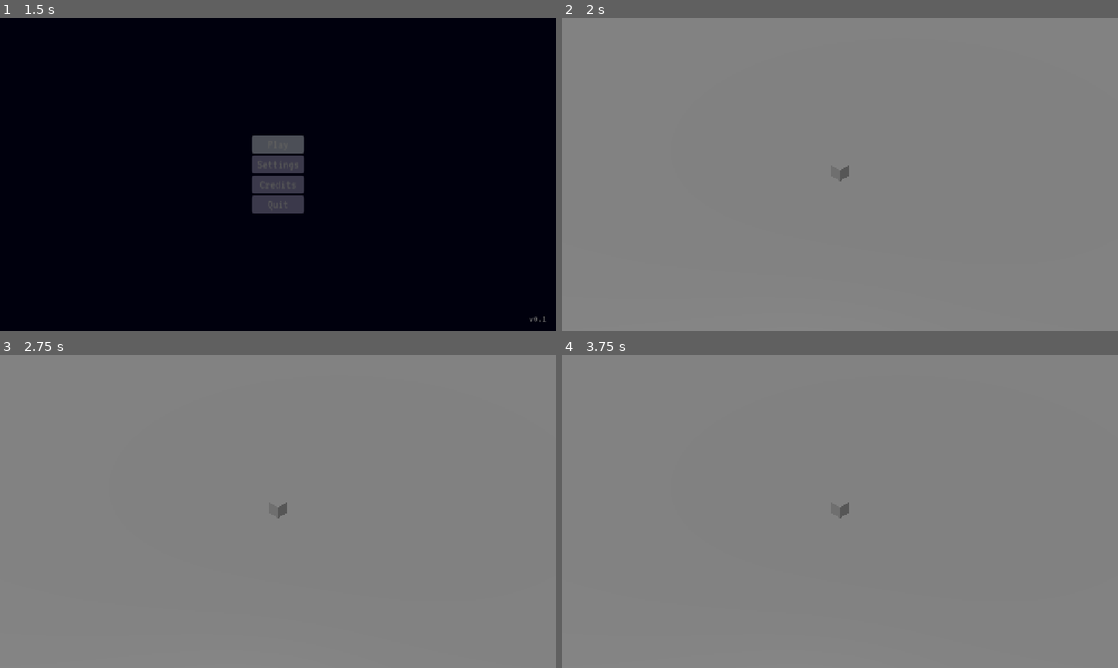
Above: before the commit, frames 1-4 (two rows, left to right).
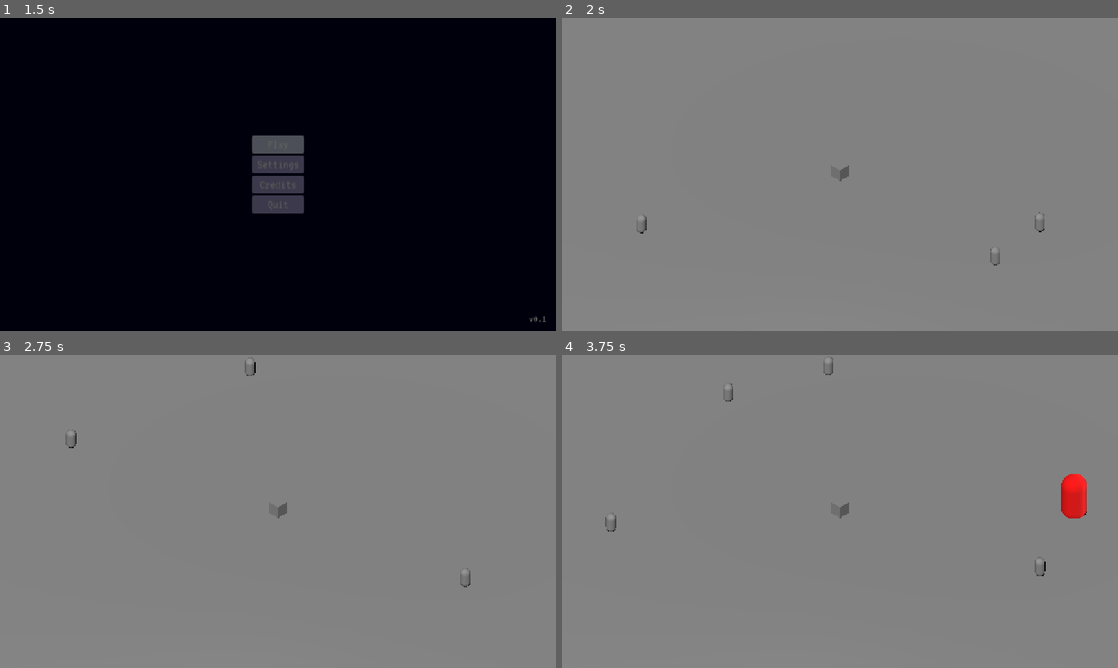
Above: after the commit, the same moments.

Repository: JeremyMarkWilcox/Tower-Defense
Game: Godot game, scene res://core/ui/boot.tscn
The game is run twice, just before and just after one commit, with the same random seed, the same clock (stepped at 60 frames per second) and the same inputs. Sound files missing from this copy of the repository are replaced by a short silence.
Inputs (mouse positions are in pixels of both pictures, inside the frame that each line leads up to):
- Up to frame 1 (1.5 s): click "Credits" at 0.5 s; click "Play" at 1.25 s
- Up to frame 2 (2 s): no input
- Up to frame 3 (2.75 s): tap Enter at 2 s; move the mouse to (400, 495) at 2.02 s; hold Right (ui_right) from 2.03 s (still down); hold N (call_next_wave, bound only after the commit) from 2.03 s (still down); click (400, 495) at 2.17 s; tap K at 2.3 s
- Up to frame 4 (3.75 s): move the mouse to (728, 527) at 2.77 s; release Right (ui_right) at 2.78 s; release N (call_next_wave, bound only after the commit) at 2.78 s; hold Down (ui_down) 2.78-3.53 s; tap K at 2.85 s; tap N (call_next_wave, bound only after the commit) at 3.05 s; move the mouse to (895, 442) at 3.52 s; hold Right (ui_right) from 3.53 s (still down); hold N (call_next_wave, bound only after the commit) from 3.53 s (still down)

Frame 1 is identical in both runs. In frame 2, less than 0.1% of the frame differs, in the area x 13-87%, y 62-80%; in frame 3, 0.1%; in frame 4, 0.7%, in the area x 7-95%, y 0-71%.

Commit message:
Added enemies

Diff:
--- /dev/null
+++ b/game/Ui/run_end_screen.gd
@@ -0,0 +1,16 @@
+class_name RunEndScreen
+extends "res://core/ui/end_screen.gd"
+## One end screen for both outcomes. Call set_result() before opening it.
+
+@export var win_heading := "You Win!"
+@export var win_stinger: AudioStream
+@export var win_music: AudioStream
+@export var lose_heading := "Game Over"
+@export var lose_stinger: AudioStream
+@export var lose_music: AudioStream
+
+
+func set_result(won: bool) -> void:
+	heading_label.text = win_heading if won else lose_heading
+	stinger = win_stinger if won else lose_stinger
+	music = win_music if won else lose_music
--- /dev/null
+++ b/game/Ui/run_end_screen.tscn
@@ -0,0 +1,14 @@
+[gd_scene format=3 uid="uid://dj4pwl2xdjjfq"]
+
+[ext_resource type="PackedScene" uid="uid://cyyymtcnpcy60" path="res://core/ui/end_screen.tscn" id="1_ydo2o"]
+[ext_resource type="Script" uid="uid://d3cp3p64duyqp" path="res://game/Ui/run_end_screen.gd" id="2_lhmfp"]
+
+[node name="RunEndScreen" unique_id=1090858386 node_paths=PackedStringArray("focus_chain") instance=ExtResource("1_ydo2o")]
+script = ExtResource("2_lhmfp")
+win_heading = "You Win!"
+win_stinger = null
+win_music = null
+lose_heading = "Game Over"
+lose_stinger = null
+lose_music = null
+focus_chain = []
--- /dev/null
+++ b/game/data/enemies/base_enemy.gd
@@ -0,0 +1,47 @@
+class_name BaseEnemy
+extends Node3D
+## Walks straight to the Stronghold. Reports death or arrival once, then frees itself.
+
+signal died(enemy: BaseEnemy)
+signal reached_stronghold(enemy: BaseEnemy)
+
+var data: EnemyData
+var health := 0
+
+var _target := Vector3.ZERO
+var _arrive_radius := 1.5
+var _is_finished := false
+
+
+## Called by WaveManager right after spawning.
+func setup(enemy_data: EnemyData, target: Vector3, arrive_radius: float) -> void:
+	data = enemy_data
+	health = data.max_health
+	_target = target
+	_arrive_radius = arrive_radius
+
+
+func _physics_process(delta: float) -> void:
+	if _is_finished or data == null:
+		return
+	var to_target := _target - global_position
+	to_target.y = 0.0
+	var distance := to_target.length()
+	if distance <= _arrive_radius:
+		_is_finished = true
+		reached_stronghold.emit(self)
+		queue_free()
+		return
+	var direction := to_target / distance
+	global_position += direction * data.move_speed * delta
+	look_at(global_position + direction, Vector3.UP)
+
+
+func take_damage(amount: int) -> void:
+	if _is_finished:
+		return
+	health -= amount
+	if health <= 0:
+		_is_finished = true
+		died.emit(self)
+		queue_free()
--- /dev/null
+++ b/game/data/enemies/base_enemy.tscn
@@ -0,0 +1,14 @@
+[gd_scene format=3 uid="uid://dgf785mw3toay"]
+
+[ext_resource type="Script" uid="uid://ba5o3g0hspol2" path="res://game/data/enemies/base_enemy.gd" id="1_2o6uh"]
+
+[sub_resource type="CapsuleMesh" id="CapsuleMesh_ra2i3"]
+radius = 0.4
+height = 1.6
+
+[node name="BaseEnemy" type="Node3D" unique_id=1427662883]
+script = ExtResource("1_2o6uh")
+
+[node name="MeshInstance3D" type="MeshInstance3D" parent="." unique_id=1513116122]
+transform = Transform3D(1, 0, 0, 0, 1, 0, 0, 0, 1, 0, 0.8, 0)
+mesh = SubResource("CapsuleMesh_ra2i3")
--- a/game/data/enemies/cultist.tres
+++ b/game/data/enemies/cultist.tres
@@ -1,9 +1,11 @@
 [gd_resource type="Resource" script_class="EnemyData" format=3 uid="uid://crniaq8n2b6bv"]
 
+[ext_resource type="PackedScene" uid="uid://cdf14u2jmm2p6" path="res://game/data/enemies/cultist.tscn" id="1_6guiu"]
 [ext_resource type="Script" uid="uid://dynep1f7hnh6a" path="res://game/data/enemy_data.gd" id="1_uele5"]
 
 [resource]
 script = ExtResource("1_uele5")
 display_name = "Cultist"
+scene = ExtResource("1_6guiu")
 bounty = 2
 metadata/_custom_type_script = "uid://dynep1f7hnh6a"
--- /dev/null
+++ b/game/data/enemies/cultist.tscn
@@ -0,0 +1,5 @@
+[gd_scene format=3 uid="uid://cdf14u2jmm2p6"]
+
+[ext_resource type="PackedScene" uid="uid://dgf785mw3toay" path="res://game/data/enemies/base_enemy.tscn" id="1_klvc8"]
+
+[node name="Cultist" unique_id=1427662883 instance=ExtResource("1_klvc8")]
--- a/game/data/enemies/greater_demon.tres
+++ b/game/data/enemies/greater_demon.tres
@@ -1,9 +1,11 @@
 [gd_resource type="Resource" script_class="EnemyData" format=3 uid="uid://4ksplexl1tsu"]
 
+[ext_resource type="PackedScene" uid="uid://lvbm281h2vww" path="res://game/data/enemies/greater_demon.tscn" id="1_0gg35"]
 [ext_resource type="Script" uid="uid://dynep1f7hnh6a" path="res://game/data/enemy_data.gd" id="1_wnnh2"]
 
 [resource]
 script = ExtResource("1_wnnh2")
+scene = ExtResource("1_0gg35")
 move_speed = 0.1
 max_health = 300
 stronghold_damage = 50
--- /dev/null
+++ b/game/data/enemies/greater_demon.tscn
@@ -0,0 +1,12 @@
+[gd_scene format=3 uid="uid://lvbm281h2vww"]
+
+[ext_resource type="PackedScene" uid="uid://dgf785mw3toay" path="res://game/data/enemies/base_enemy.tscn" id="1_fel5c"]
+
+[sub_resource type="StandardMaterial3D" id="StandardMaterial3D_csfhu"]
+albedo_color = Color(1, 0, 0, 1)
+
+[node name="GreaterDemon" unique_id=1427662883 instance=ExtResource("1_fel5c")]
+
+[node name="MeshInstance3D" parent="." index="0" unique_id=1513116122]
+transform = Transform3D(2.5, 0, 0, 0, 2.5, 0, 0, 0, 2.5, 0, 0.8, 0)
+surface_material_override/0 = SubResource("StandardMaterial3D_csfhu")
--- a/game/data/waves/wave_02.tres
+++ b/game/data/waves/wave_02.tres
@@ -2,7 +2,14 @@
 
 [ext_resource type="Script" uid="uid://cmo6to4a6tibi" path="res://game/data/spawn_group.gd" id="1_0q6rk"]
 [ext_resource type="Script" uid="uid://bvroyv8j4sgmi" path="res://game/data/wave_definition.gd" id="2_7ttnh"]
+[ext_resource type="Resource" uid="uid://crniaq8n2b6bv" path="res://game/data/enemies/cultist.tres" id="2_qkbxx"]
+
+[sub_resource type="Resource" id="Resource_y36n6"]
+script = ExtResource("1_0q6rk")
+enemy = ExtResource("2_qkbxx")
+metadata/_custom_type_script = "uid://cmo6to4a6tibi"
 
 [resource]
 script = ExtResource("2_7ttnh")
+groups = Array[ExtResource("1_0q6rk")]([SubResource("Resource_y36n6")])
 metadata/_custom_type_script = "uid://bvroyv8j4sgmi"
--- a/game/data/waves/wave_03.tres
+++ b/game/data/waves/wave_03.tres
@@ -1,8 +1,16 @@
 [gd_resource type="Resource" script_class="WaveDefinition" format=3 uid="uid://cb0dfd6owlsiq"]
 
 [ext_resource type="Script" uid="uid://cmo6to4a6tibi" path="res://game/data/spawn_group.gd" id="1_u5ujo"]
+[ext_resource type="Resource" uid="uid://4ksplexl1tsu" path="res://game/data/enemies/greater_demon.tres" id="2_7gs6h"]
 [ext_resource type="Script" uid="uid://bvroyv8j4sgmi" path="res://game/data/wave_definition.gd" id="2_wsuxj"]
+
+[sub_resource type="Resource" id="Resource_l8g03"]
+script = ExtResource("1_u5ujo")
+enemy = ExtResource("2_7gs6h")
+count = 1
+metadata/_custom_type_script = "uid://cmo6to4a6tibi"
 
 [resource]
 script = ExtResource("2_wsuxj")
+groups = Array[ExtResource("1_u5ujo")]([SubResource("Resource_l8g03")])
 metadata/_custom_type_script = "uid://bvroyv8j4sgmi"
--- a/game/game.tscn
+++ b/game/game.tscn
@@ -2,10 +2,15 @@
 
 [ext_resource type="Script" uid="uid://cki8h873psykx" path="res://game/managers/game_manager.gd" id="1_l1rk1"]
 [ext_resource type="PackedScene" uid="uid://clc41ipfan7bu" path="res://core/ui/pause_menu.tscn" id="2_m71xk"]
+[ext_resource type="Script" uid="uid://cwa8b8tgq2p2w" path="res://game/managers/wave_manager.gd" id="2_u5opy"]
+[ext_resource type="Script" uid="uid://bvroyv8j4sgmi" path="res://game/data/wave_definition.gd" id="3_3vho3"]
 [ext_resource type="PackedScene" uid="uid://dr52lc4bvyyj7" path="res://core/ui/settings_menu.tscn" id="3_m71xk"]
-[ext_resource type="PackedScene" uid="uid://cyyymtcnpcy60" path="res://core/ui/end_screen.tscn" id="5_adwu5"]
+[ext_resource type="Resource" uid="uid://uaiismft5nub" path="res://game/data/waves/wave_01.tres" id="4_qf6n1"]
+[ext_resource type="Resource" uid="uid://bpny3ka8b2xq5" path="res://game/data/waves/wave_02.tres" id="5_vsp63"]
+[ext_resource type="Resource" uid="uid://cb0dfd6owlsiq" path="res://game/data/waves/wave_03.tres" id="6_b686c"]
 [ext_resource type="PackedScene" uid="uid://ddt1m8s6wg7ju" path="res://core/ui/credits.tscn" id="6_dakft"]
 [ext_resource type="PackedScene" uid="uid://cniox0c88ga5l" path="res://core/ui/controls_menu.tscn" id="8_wmqhs"]
+[ext_resource type="PackedScene" uid="uid://dj4pwl2xdjjfq" path="res://game/Ui/run_end_screen.tscn" id="11_3vho3"]
 
 [sub_resource type="PlaneMesh" id="PlaneMesh_ra2i3"]
 
@@ -31,24 +36,33 @@
 transform = Transform3D(1, 0, 0, 0, 1, 0, 0, 0, 1, 0, 0.52057624, 0)
 mesh = SubResource("BoxMesh_ra2i3")
 
+[node name="Enemies" type="Node3D" parent="World" unique_id=1363674715]
+
 [node name="Systems" type="Node" parent="." unique_id=1873627118]
 
-[node name="GameManager" type="Node" parent="Systems" unique_id=181638440 node_paths=PackedStringArray("pause_menu", "win_screen", "game_over_screen")]
+[node name="GameManager" type="Node" parent="Systems" unique_id=181638440 node_paths=PackedStringArray("pause_menu", "wave_manager", "end_screen")]
 script = ExtResource("1_l1rk1")
 pause_menu = NodePath("../../UI/PauseMenu")
-win_screen = NodePath("../../UI/EndScreen")
-game_over_screen = NodePath("../../UI/EndScreen")
+wave_manager = NodePath("../WaveManager")
+end_screen = NodePath("../../UI/EndScreen")
+
+[node name="WaveManager" type="Node" parent="Systems" unique_id=1737513906 node_paths=PackedStringArray("enemy_container", "stronghold")]
+script = ExtResource("2_u5opy")
+waves = Array[ExtResource("3_3vho3")]([ExtResource("4_qf6n1"), ExtResource("5_vsp63"), ExtResource("6_b686c")])
+enemy_container = NodePath("../../World/Enemies")
+stronghold = NodePath("../../World/Stronghold")
 
 [node name="UI" type="CanvasLayer" parent="." unique_id=851109597]
 
 [node name="PauseMenu" parent="UI" unique_id=1641965247 node_paths=PackedStringArray("settings_menu") instance=ExtResource("2_m71xk")]
 settings_menu = NodePath("../SettingsMenu")
+pauses_game = true
 
 [node name="SettingsMenu" parent="UI" unique_id=662873383 node_paths=PackedStringArray("controls_menu") instance=ExtResource("3_m71xk")]
 controls_menu = NodePath("../ControlsMenu")
 
 [node name="ControlsMenu" parent="UI" unique_id=1503134691 instance=ExtResource("8_wmqhs")]
 
-[node name="EndScreen" parent="UI" unique_id=1090858386 instance=ExtResource("5_adwu5")]
+[node name="Credits" parent="UI" unique_id=1391844769 instance=ExtResource("6_dakft")]
 
-[node name="Credits" parent="UI" unique_id=1391844769 instance=ExtResource("6_dakft")]
+[node name="EndScreen" parent="UI" unique_id=1090858386 instance=ExtResource("11_3vho3")]
--- a/game/managers/game_manager.gd
+++ b/game/managers/game_manager.gd
@@ -1,14 +1,15 @@
 class_name GameManager
 extends Node
 ## Owns the run: setup, active play, victory and defeat.
-## Restart is handled by SceneManager reloading the scene, so no manual cleanup.
+## Connects the other systems once. Restart is handled by SceneManager
+## reloading the scene, so no manual cleanup.
 
 enum RunState { SETUP, ACTIVE, VICTORY, DEFEAT }
 
 @export var music: AudioStream
 @export var pause_menu: BaseMenu
-@export var win_screen: BaseMenu
-@export var game_over_screen: BaseMenu
+@export var wave_manager: WaveManager
+@export var end_screen: RunEndScreen
 
 var state: RunState = RunState.SETUP
 
@@ -22,28 +23,46 @@
 	if OS.has_feature("web"):
 		_last_window_size = get_window().size
 		get_window().size_changed.connect(_on_window_size_changed)
+	_connect_systems()
 	_start_run()
 
 
+func _connect_systems() -> void:
+	wave_manager.boss_defeated.connect(_win)
+	# Temporary prints until the Stronghold (Step 4) and GoldManager (Step 5) exist.
+	wave_manager.enemy_reached_stronghold.connect(func(damage: int) -> void:
+		print("Stronghold hit for %d" % damage))
+	wave_manager.enemy_killed.connect(func(bounty: int) -> void:
+		print("Enemy killed, bounty %d" % bounty))
+	wave_manager.early_call_rewarded.connect(func(bonus: int) -> void:
+		print("Early-call bonus %d" % bonus))
+	wave_manager.wave_started.connect(func(number: int, total: int) -> void:
+		print("Wave %d / %d" % [number, total]))
+
+
 func _start_run() -> void:
-	# Later steps: reset gold, start the wave schedule.
 	state = RunState.ACTIVE
+	wave_manager.start()
 
 
 func _win() -> void:
 	if state != RunState.ACTIVE:
 		return  # the outcome is decided once
 	state = RunState.VICTORY
+	wave_manager.stop()
 	MenuManager.close_all()
-	MenuManager.open_menu(win_screen)
+	end_screen.set_result(true)
+	MenuManager.open_menu(end_screen)
 
 
 func _lose() -> void:
 	if state != RunState.ACTIVE:
 		return
 	state = RunState.DEFEAT
+	wave_manager.stop()
 	MenuManager.close_all()
-	MenuManager.open_menu(game_over_screen)
+	end_screen.set_result(false)
+	MenuManager.open_menu(end_screen)
 
 
 func _unhandled_input(event: InputEvent) -> void:
@@ -51,6 +70,9 @@
 		return
 	if event.is_action_pressed("pause") and not MenuManager.is_menu_open():
 		MenuManager.open_menu(pause_menu)
+		get_viewport().set_input_as_handled()
+	elif event.is_action_pressed("call_next_wave"):
+		wave_manager.call_next_wave()
 		get_viewport().set_input_as_handled()
 
 
--- /dev/null
+++ b/game/managers/wave_manager.gd
@@ -0,0 +1,124 @@
+class_name WaveManager
+extends Node
+## Spawns waves on a timer. Never waits for an empty battlefield.
+## Uses its own clock in _process, so pause and game speed both just work.
+
+signal wave_started(wave_number: int, total_waves: int)
+signal enemy_killed(bounty: int)
+signal enemy_reached_stronghold(damage: int)
+signal early_call_rewarded(bonus: int)
+signal boss_defeated
+
+@export var waves: Array[WaveDefinition] = []
+@export var enemy_container: Node3D
+@export var stronghold: Node3D
+@export var spawn_radius := 18.0
+@export var arrive_radius := 1.5
+
+var current_wave := -1  # index into waves; -1 before the first wave
+
+var _is_running := false
+var _run_clock := 0.0
+var _wave_time_left := 0.0
+var _pending: Array[Dictionary] = []  # { "time": float, "enemy": EnemyData }, sorted by time
+var _alive: Array[BaseEnemy] = []
+
+
+func start() -> void:
+	if waves.is_empty():
+		push_warning("WaveManager: no waves assigned")
+		return
+	_is_running = true
+	_start_wave(0)
+
+
+func stop() -> void:
+	_is_running = false
+
+
+func has_next_wave() -> bool:
+	return current_wave + 1 < waves.size()
+
+
+func get_time_until_next_wave() -> float:
+	return _wave_time_left if has_next_wave() else 0.0
+
+
+## Starts the next wave now and pays the current wave's early-call bonus.
+func call_next_wave() -> void:
+	if not _is_running or not has_next_wave():
+		return
+	var bonus := waves[current_wave].early_call_bonus
+	_start_wave(current_wave + 1)
+	if bonus > 0:
+		early_call_rewarded.emit(bonus)
+
+
+func _process(delta: float) -> void:
+	if not _is_running:
+		return
+	_run_clock += delta
+	while not _pending.is_empty() and float(_pending[0]["time"]) <= _run_clock:
+		var entry: Dictionary = _pending.pop_front()
+		_spawn(entry["enemy"] as EnemyData)
+	if has_next_wave():
+		_wave_time_left -= delta
+		if _wave_time_left <= 0.0:
+			_start_wave(current_wave + 1)
+
+
+func _start_wave(index: int) -> void:
+	current_wave = index
+	var wave := waves[index]
+	_wave_time_left = wave.duration
+	# Spawn times are on the run clock, so an early call never cancels
+	# spawns still pending from the previous wave.
+	for group in wave.groups:
+		if group == null or group.enemy == null:
+			continue
+		for i in group.count:
+			_pending.append({
+				"time": _run_clock + group.start_delay + i * group.interval,
+				"enemy": group.enemy,
+			})
+	_pending.sort_custom(func(a: Dictionary, b: Dictionary) -> bool:
+		return float(a["time"]) < float(b["time"]))
+	wave_started.emit(index + 1, waves.size())
+
+
+func _spawn(enemy_data: EnemyData) -> void:
+	if enemy_data.scene == null:
+		push_warning("WaveManager: %s has no scene" % enemy_data.display_name)
+		return
+	var enemy := enemy_data.scene.instantiate() as BaseEnemy
+	if enemy == null:
+		push_error("WaveManager: %s scene root is not a BaseEnemy" % enemy_data.display_name)
+		return
+	var center := stronghold.global_position
+	var angle := randf() * TAU
+	enemy_container.add_child(enemy)
+	enemy.global_position = center + Vector3(cos(angle), 0.0, sin(angle)) * spawn_radius
+	enemy.setup(enemy_data, center, arrive_radius)
+	enemy.died.connect(_on_enemy_died)
+	enemy.reached_stronghold.connect(_on_enemy_reached_stronghold)
+	_alive.append(enemy)
+
+
+func _on_enemy_died(enemy: BaseEnemy) -> void:
+	_alive.erase(enemy)
+	enemy_killed.emit(enemy.data.bounty)
+	if enemy.data.is_boss:
+		boss_defeated.emit()
+
+
+func _on_enemy_reached_stronghold(enemy: BaseEnemy) -> void:
+	_alive.erase(enemy)
+	enemy_reached_stronghold.emit(enemy.data.stronghold_damage)
+
+
+func _unhandled_input(event: InputEvent) -> void:
+	# Debug only: K damages every enemy by 10 until towers exist.
+	if OS.is_debug_build() and event is InputEventKey and event.is_pressed() \
+			and not event.is_echo() and (event as InputEventKey).keycode == KEY_K:
+		for enemy in _alive.duplicate():
+			(enemy as BaseEnemy).take_damage(10)
--- a/project.godot
+++ b/project.godot
@@ -66,6 +66,12 @@
 , Object(InputEventJoypadButton,"resource_local_to_scene":false,"resource_name":"","device":-1,"button_index":6,"pressure":0.0,"pressed":false,"script":null)
 ]
 }
+call_next_wave={
+"deadzone": 0.2,
+"events": [Object(InputEventKey,"resource_local_to_scene":false,"resource_name":"","device":-1,"window_id":0,"alt_pressed":false,"shift_pressed":false,"ctrl_pressed":false,"meta_pressed":false,"pressed":false,"keycode":0,"physical_keycode":78,"key_label":0,"unicode":110,"location":0,"echo":false,"script":null)
+, Object(InputEventJoypadButton,"resource_local_to_scene":false,"resource_name":"","device":-1,"button_index":3,"pressure":0.0,"pressed":false,"script":null)
+]
+}
 
 [physics]
 
Not shown, added: game/Ui/run_end_screen.gd.uid
Not shown, added: game/data/enemies/base_enemy.gd.uid
Not shown, added: game/managers/wave_manager.gd.uid
